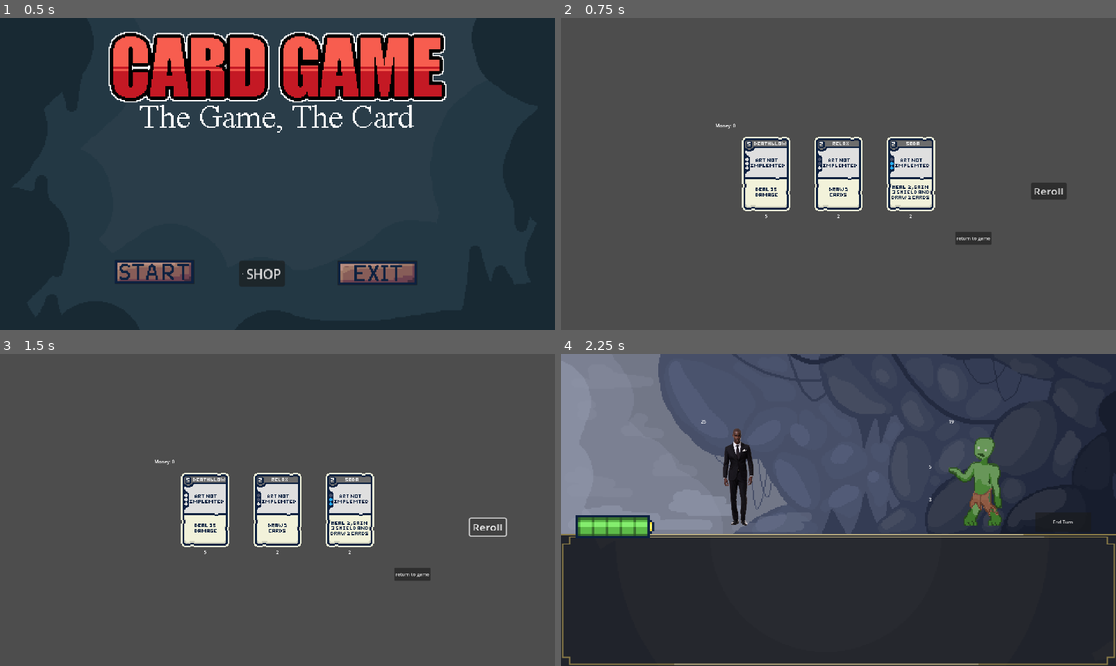
Above: before the commit, frames 1-4 (two rows, left to right).
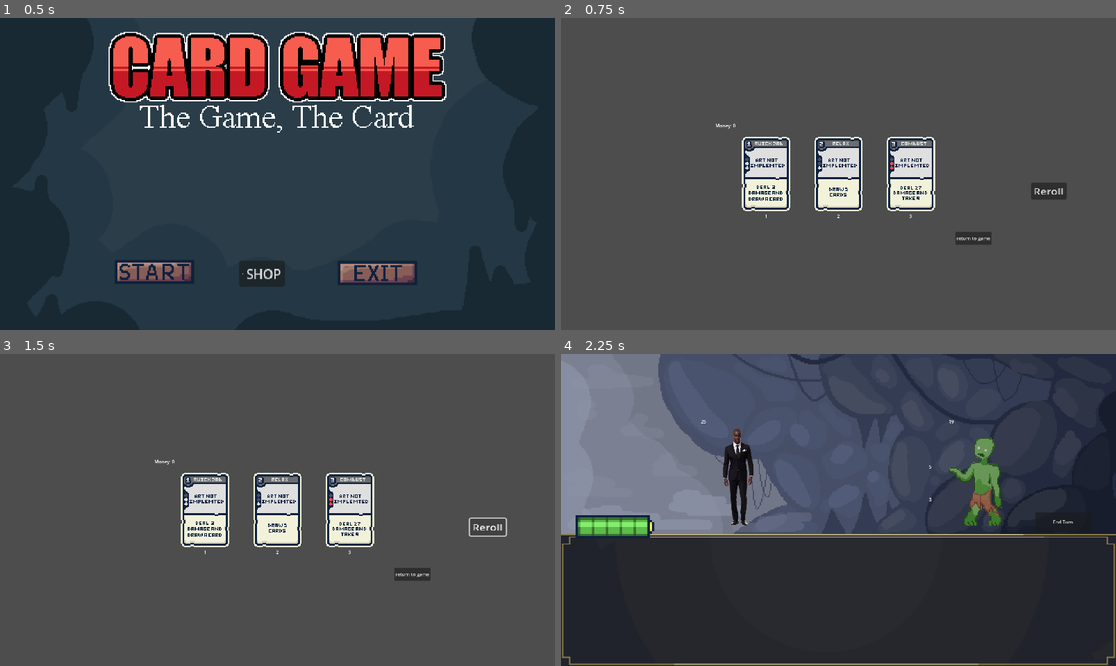
Above: after the commit, the same moments.

Repository: Fredeblok0912/Card_game
Game: Godot game, scene res://menu.tscn
The game is run twice, just before and just after one commit, with the same random seed, the same clock (stepped at 60 frames per second) and the same inputs.
Inputs:
- Up to frame 1 (0.5 s): no input
- Up to frame 2 (0.75 s): click "SHOP" at 0.5 s
- Up to frame 3 (1.5 s): click "Reroll" at 1.25 s
- Up to frame 4 (2.25 s): click "return to game" at 2 s

Frame 1 is identical in both runs. In frame 2, 0.4% of the frame differs, in the area x 33-67%, y 39-65%; in frame 3, 0.4%; in frame 4, nothing differs.

Commit message:
Update shop.gd

Diff:
--- a/shop.gd
+++ b/shop.gd
@@ -37,7 +37,7 @@
 	var rarity_dick = {
 		1:{"rarity": 0.0},
 		2: {"rarity": 0.65},
-		3: {"rarity": 0.80},
+		3: {"rarity": 0.95},
 	}
 	for i in range(3):
 		var number = randf()
